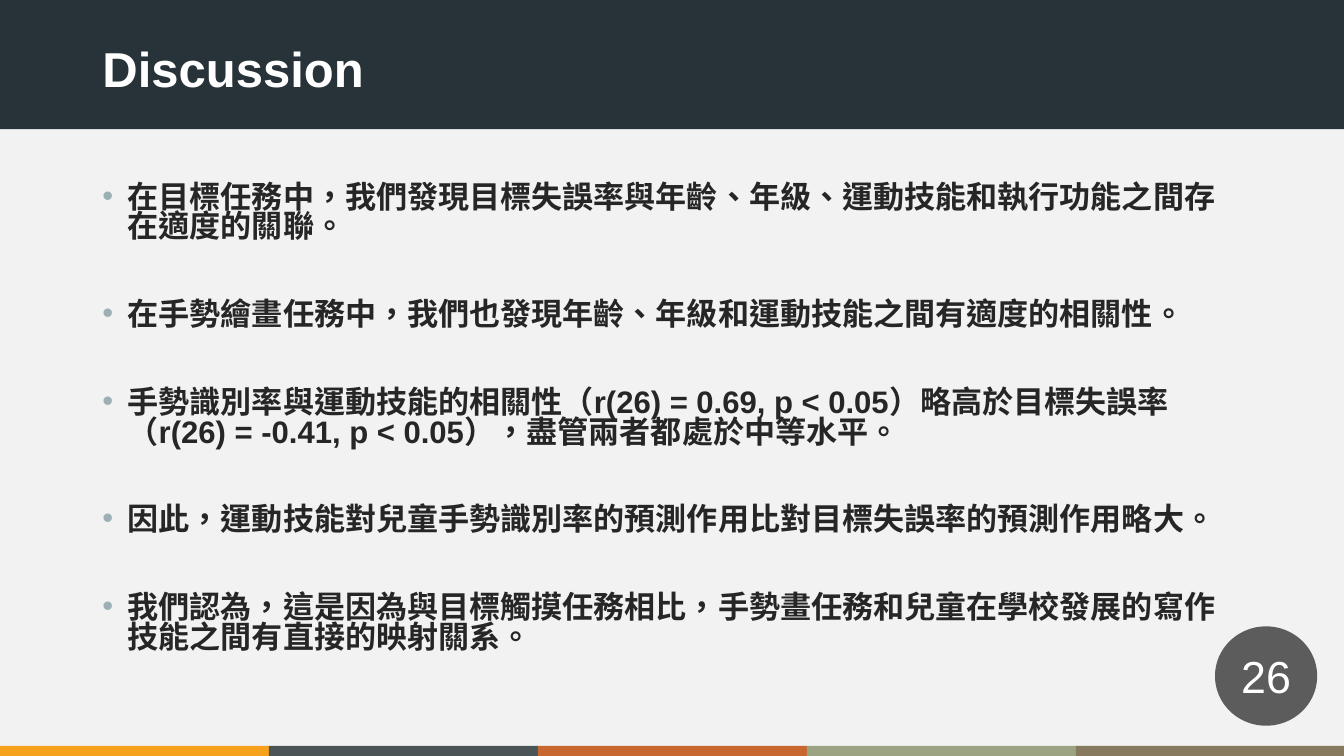
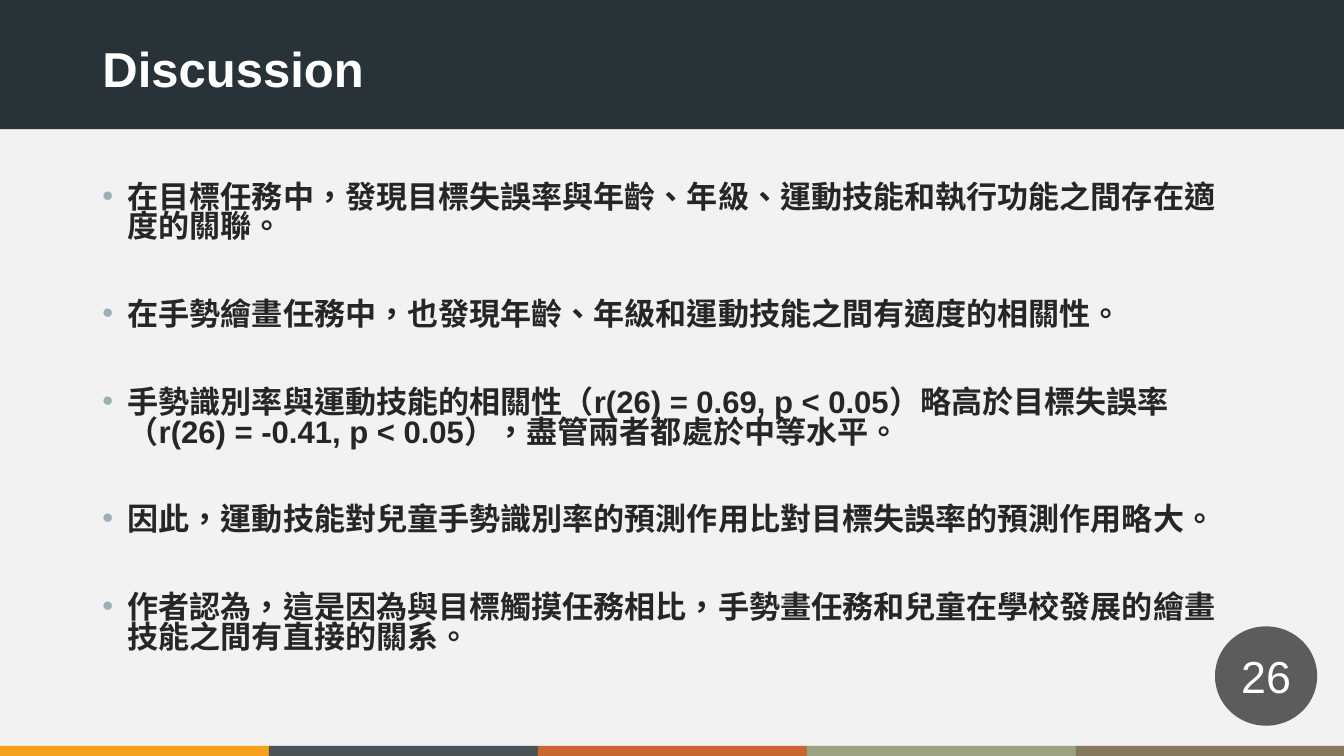
Before and after one commit to crkteam/school, a slide deck: slide 26 of 我的論文/2021-9-26報告內容/2021-9-27.pptx. Drawn at 1344x756 pixels with LibreOffice and Linux fonts; fonts in the diff are those of the drawing. Boxes give left, top, right and bottom in pixels: in the first picture for what was removed or moved away, otherwise in the second. Text is boxed around its words. In the diff, an @@ line names an element or a change of style, - is before the commit and + after.

```diff
--- a/我的論文/2021-9-26報告內容/2021-9-27.pptx
+++ b/我的論文/2021-9-26報告內容/2021-9-27.pptx
@@ text at box(128, 181, 1216, 328): text changed @@
-• 在目標任務中，我們發現目標失誤率與年齡、年級、運動技能和執行功能之間存在適度的關聯。
-• 在手勢繪畫任務中，我們也發現年齡、年級和運動技能之間有適度的相關性。
+• 在目標任務中，發現目標失誤率與年齡、年級、運動技能和執行功能之間存在適度的關聯。
+• 在手勢繪畫任務中，也發現年齡、年級和運動技能之間有適度的相關性。
@@ text at box(128, 591, 1216, 651): text changed @@
-• 我們認為，這是因為與目標觸摸任務相比，手勢畫任務和兒童在學校發展的寫作技能之間有直接的映射關系。
+• 作者認為，這是因為與目標觸摸任務相比，手勢畫任務和兒童在學校發展的繪畫技能之間有直接的關系。
```
Also in this commit, not shown: 6 other slides changed, 2 other files.
